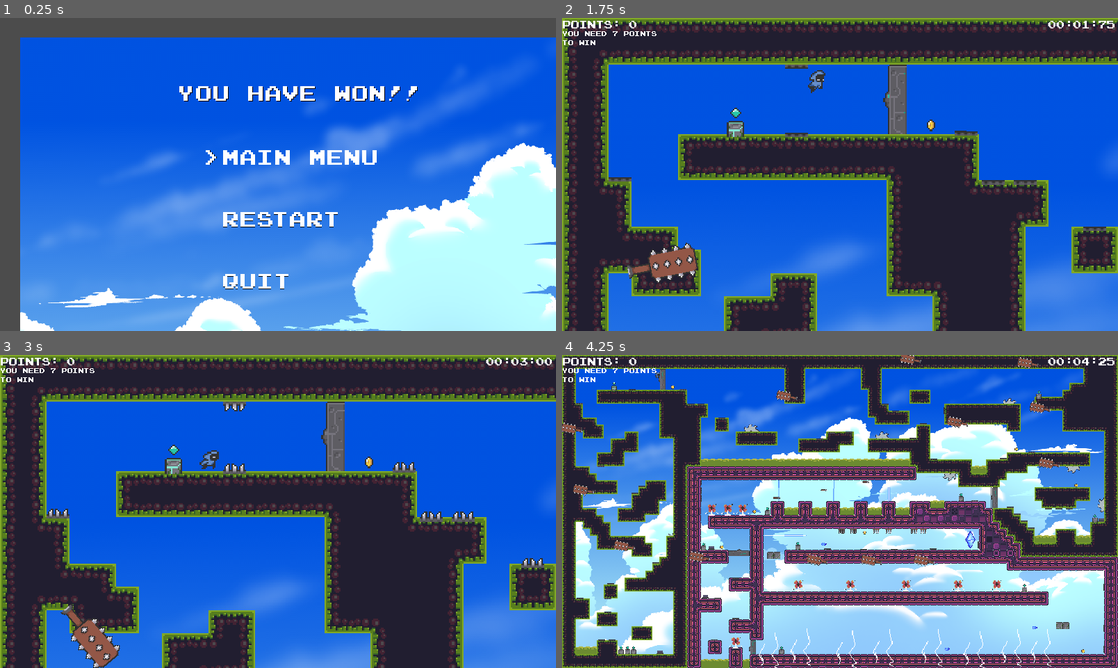
Above: before the commit, frames 1-4 (two rows, left to right).
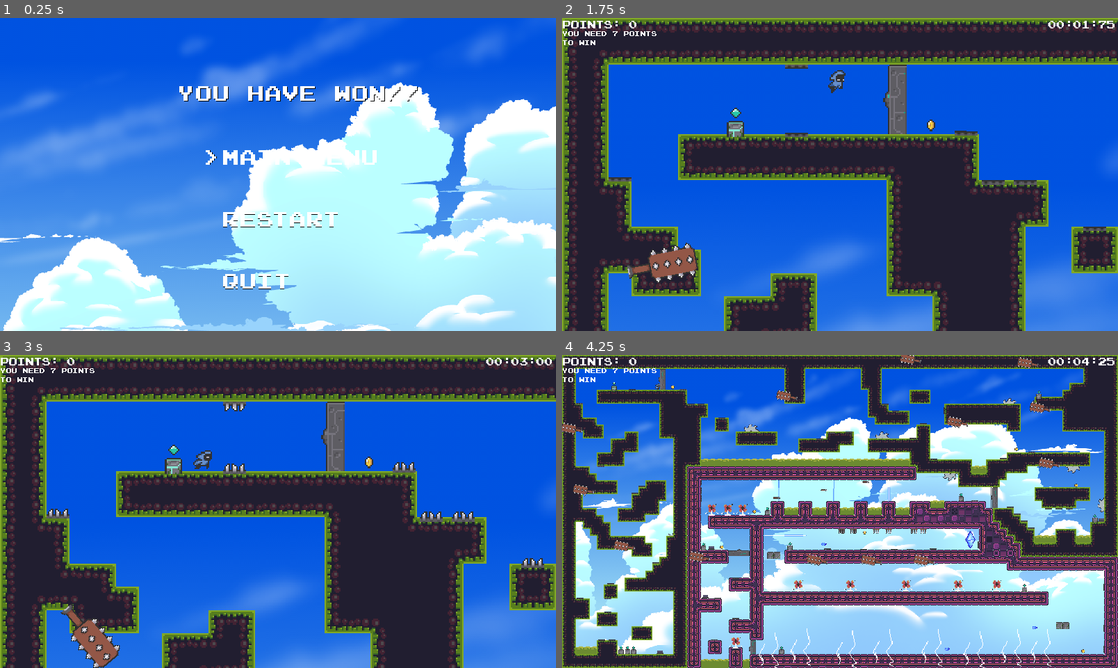
Above: after the commit, the same moments.

Repository: hasshe94/GodotPlatformer
Game: Godot game, scene res://Scenes/WinningScreen.tscn
Same seed, same stepped clock (60 frames per second), same inputs: the game is played once before the commit and once after it. This scene is started directly instead of the project's main scene. Sound files missing from this copy of the repository are replaced by a short silence.
Inputs:
- Up to frame 1 (0.25 s): no input
- Up to frame 2 (1.75 s): tap Enter (ui_accept) at 0.5 s; hold D (right) from 0.53 s (still down); tap Z (zoom) at 0.6, 1.35 s; tap Space (Jump) at 0.77, 1.52 s
- Up to frame 3 (3 s): release D (right) at 2.03 s; hold A (left) 2.03-2.78 s; tap Z (zoom) at 2.1, 2.85 s; hold D (right) from 2.78 s (still down)
- Up to frame 4 (4.25 s): keep holding D (right); tap Space (Jump) at 3.02, 3.77 s; tap Z (zoom) at 3.6 s

The runs differ from the first frame. In frame 1, 65% of the frame differs, in the area x 0-100%, y 0-100%; in frame 2, 0.3%; in frame 3, 0.2%; in frame 4, less than 0.1%.

Commit message:
Made the game easier. as well as making the winningscreen look nicer
I made the laser have a longer time of animation so its easier to pass and not die. I adjusted the level to make some aspects easier for people to not be too frustrated while playing, as per feedback

Diff:
--- a/Scenes/Laser.tscn
+++ b/Scenes/Laser.tscn
@@ -8,6 +8,7 @@
 
 [sub_resource type="Animation" id=2]
 resource_name = "Projectile"
+length = 1.5
 loop = true
 tracks/0/type = "value"
 tracks/0/path = NodePath("Sprite:frame")
@@ -61,7 +62,7 @@
 "values": [ true ]
 }
 
-[node name="Projectile" type="Area2D" groups=["Deadly"]]
+[node name="Laser" type="Area2D" groups=["Deadly"]]
 script = ExtResource( 2 )
 
 [node name="CollisionShape2D" type="CollisionShape2D" parent="."]
--- a/Scenes/WinningScreen.tscn
+++ b/Scenes/WinningScreen.tscn
@@ -49,7 +49,7 @@
 script = ExtResource( 3 )
 
 [node name="Sprite" type="Sprite" parent="."]
-position = Vector2( 1117, 630 )
+position = Vector2( 834, 491 )
 scale = Vector2( 1.16562, 1.18519 )
 texture = ExtResource( 2 )
 
--- a/Scenes/World.tscn
+++ b/Scenes/World.tscn
@@ -1607,7 +1607,7 @@
 script = ExtResource( 17 )
 
 [node name="Player" parent="." instance=ExtResource( 1 )]
-position = Vector2( 127, 69 )
+position = Vector2( 110, 68 )
 
 [node name="SpinningBlades" type="Node2D" parent="."]
 
@@ -2475,7 +2475,7 @@
 position = Vector2( 1065, 535 )
 
 [node name="SavePoint12" parent="Savepoints" instance=ExtResource( 9 )]
-position = Vector2( 543, 438 )
+position = Vector2( 525, 439 )
 
 [node name="SpikeTraps" type="Node2D" parent="."]
 
